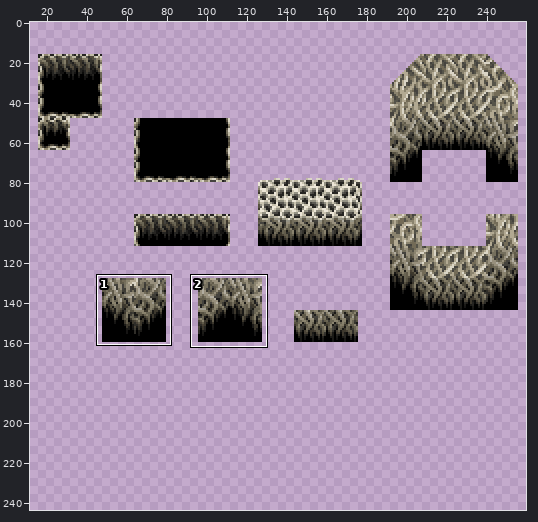
One commit to this sprite sheet: public/gfx/tiles/vanaraPits.png. The picture above shows the old version from afar; the outline marks the close-up.
Close-up. Old version:
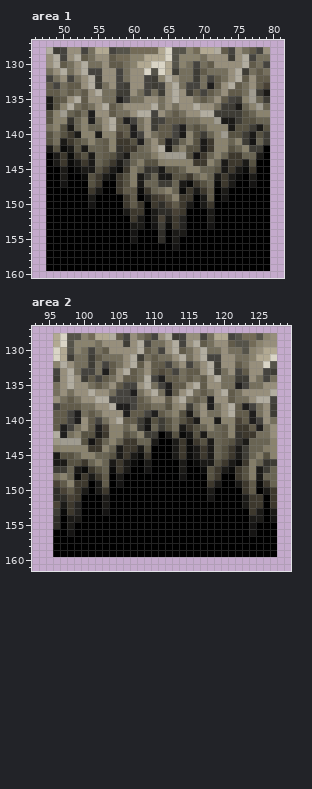
The file is 256x176 pixels. Colours within 5 levels of each other are drawn and written as one. Shown: area 1: x 46..81, y 127..160; area 2: x 93..129, y 127..161. The old version is drawn lined up with the new one, on the new canvas. The wide view leaves out empty margins. The commit also changed other parts of the picture, which this record leaves out.
The same view after the edit:
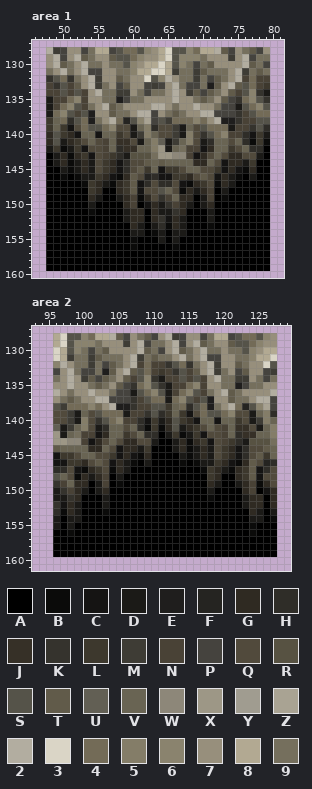
Palette (. is transparent): A #000000  B #0b0b0a  C #151413  D #1b1a17  E #1f1e1d  F #252421  G #2f2a22  H #2f2d28  J #363027  K #35332d  L #3d382d  M #3e3c35  N #494236  P #45433e  Q #514a3c  R #575242  S #555349  T #615b4a  U #625f54  V #696453  W #8d8779  X #9d9786  Y #a09c90  Z #a9a393  2 #b2ada0  3 #dad5c6  4 #736b57  5 #847d68  6 #8a836e  7 #978f7c  8 #b2a992  9 #756f5d
Changes in this commit:
canvas 256x176 -> 272x256
Changed rows in their new state; - is an unchanged pixel.
Area 1:
first column x 48:
128 -----------4-S67----------------
129 ----------SS4-77----------------
130 ---------99S-7-8----------------
131 ----------9-6883----------------
132 KS4K------T---3S------------N4NN
133 NKSN-------T----------------S4NL
134 NNSNSN----------9----------NS6K-
135 -NN46N----------7----------K46SK
136 -N46SN----------2--------PP-S46S
137 D46SNS------------------PPPKNS44
138 LV4HS4----4FS6ZPSM4446472EEKNNSS
139 LVLCQ4SS46QQDV5HQQMD-QS444-NNKSH
140 GSLGCVVCVVLQDM5VQQM-5QKS46NNHCLD
141 GS-GLQVQNVJJQDV5UD--5Q-HVVQVHBLB
142 -L--LCQQNVHJJ-V5X--9NNCGVVLQVHH-
143 --G-GLCQNLH-RRR9-XWWN-GQVQGGQQ--
144 --G--G-QLGCHQQTVTVVVVGGVQCGG-L--
145 ---BDG-Q-GCHQTLVCLLQVVQQLCGC-G--
146 --B-BDD-GCBGTQFHCCLLGQTQCG------
147 --A--BLGDBGLTCHQHHQC-GLQ-G---A--
148 -------G--GL-CQQSVQ-G-GN--------
149 ------GD--DGNBGQKNVGG--N-B------
150 ------D----GNACGDKNG---G--------
151 ------B-----GG-GDDKG------------
152 -----------DGG-GKCGD------------
153 ------------G--DH-GD---B--------
154 ------------DD-BD---------------
155 ------------B---D---------------
156 ------------B-----B-------------
Area 2:
first column x 96:
132 ------------N4NNKS4K------------
133 ------------S4NLNKSN------------
134 9----------NS6KDNNSNSN----------
135 7----------K46SKDNN46N----------
136 2----------DS46SDN46SN----------
137 -----------KNS44D46SNS----------
138 SM44464----KNNSSLV4HS4----4FS6ZP
139 QQMDVQS444DNNKSHLVLCQ4SS46QQDV5H
140 QQMD5QKS46NNHCLDGSLGCVVCVVLQDM5V
141 UDMV5QDHVVQVHBLBGS-GLQVQNVJJQDV5
142 XDV9NNCGVVLQVHH--L--LCQQNVHJJVV5
143 -XWWN-GQVQGGQQ----G-GLCQNLH-RRR9
144 TVVVVGGVQCGG-L----G--G-QLGCHQQTV
145 CLLQVVQQLCGC-G---AD--G-QLGCHQTLV
146 CCLLGQTQCG--------B----LGC-GTQFH
147 HHQC-GLQ-G---A----A---LG--GLTCHQ
148 SVQ-G-GN----------A---LG--GLTCQQ
149 KNVGG--N-B------------G----GN-GQ
150 DKNG---G-------------------GN-CG
151 DDKG------------------B-----GG-G
152 KCGD------------------------GG-G
153 H-GD---B--------------------G---
154 D------------------------------B
155 D---------------------------B---
156 --B-------------------------B---
Changed places in both close-ups, as pixel boxes (x1, y1, x2, y2):
changed: (46, 47, 270, 250)
changed: (53, 361, 277, 536)
